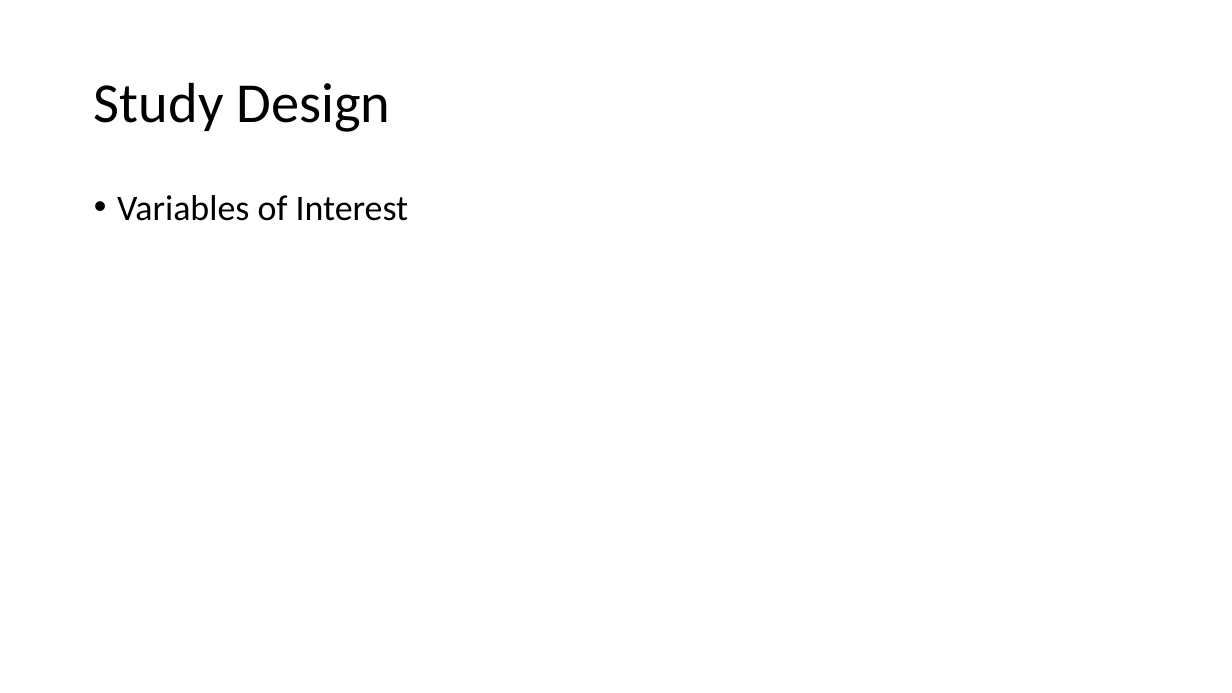
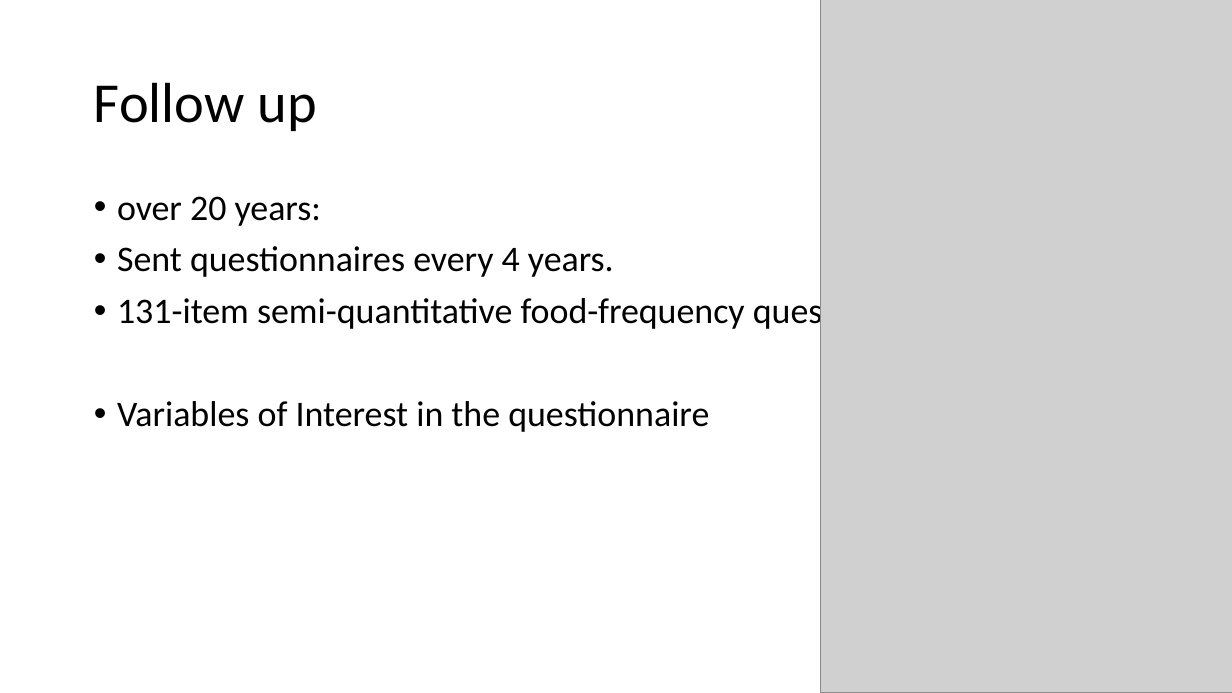
Before and after one commit to fta2112/Epi-Presentation, a slide deck: slide 15 of EpiGroup.pptx (slide 10 before the commit). Drawn at 1232x693 pixels with LibreOffice and Linux fonts; fonts in the diff are those of the drawing; grey boxes stand for pictures. Boxes give left, top, right and bottom in pixels: in the first picture for what was removed or moved away, otherwise in the second. Text is boxed around its words. In the diff, an @@ line names an element or a change of style, - is before the commit and + after.

```diff
--- a/EpiGroup.pptx
+++ b/EpiGroup.pptx
@@ picture added at [822,0,1232,693] @@
@@ title at [94,82,317,131]: text changed @@
-Study Design
+Follow up
@@ text at [117,196,954,432]: text changed @@
-• Variables of Interest
+• over 20 years:
+• Sent questionnaires every 4 years.
+• 131-item semi-quantitative food-frequency questionnaire
+• Variables of Interest in the questionnaire
```
Also in this commit, not shown: 4 other slides changed, 7 slides added, 4 slides removed.
